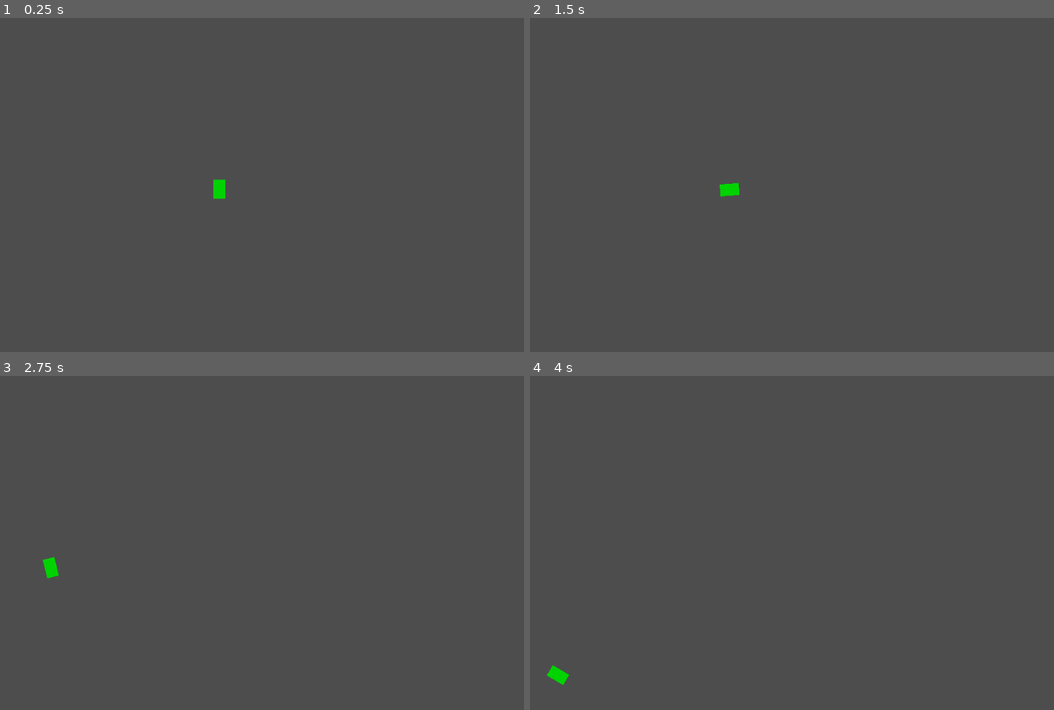
Above: before the commit, frames 1-4 (two rows, left to right).
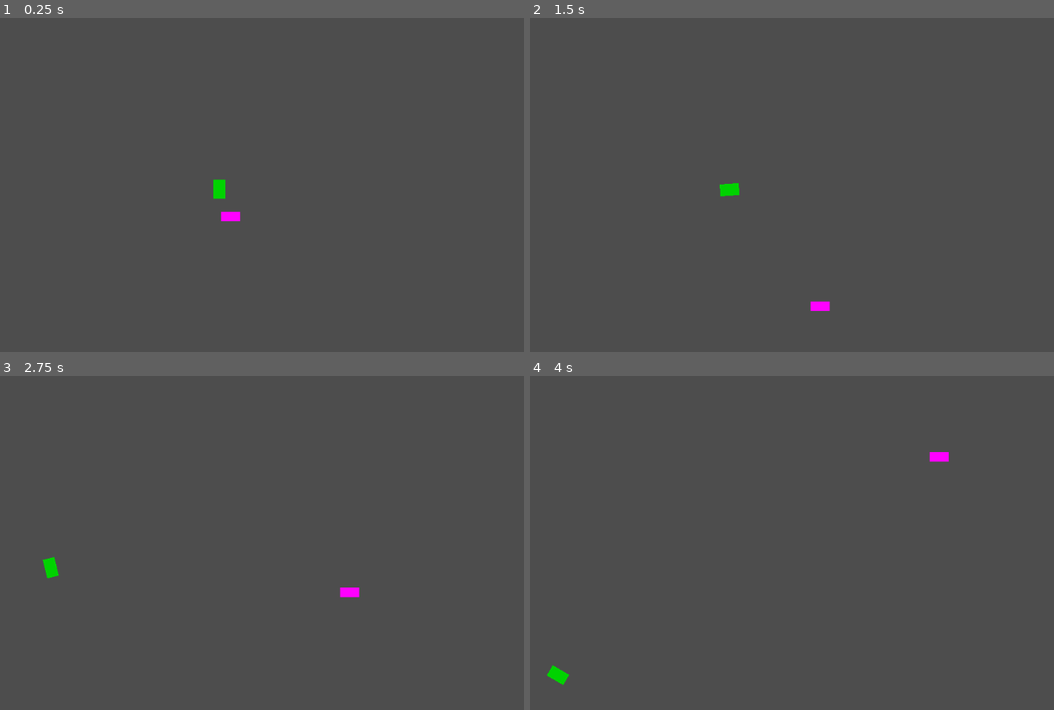
Above: after the commit, the same moments.

Repository: AndrewJDGalga/godot-simpleshooter
Game: Godot game, scene res://lv/test_space.tscn
The game is run twice, just before and just after one commit, with the same random seed, the same clock (stepped at 60 frames per second) and the same inputs.
Inputs:
- Up to frame 1 (0.25 s): no input
- Up to frame 2 (1.5 s): hold D (right) 0.53-1.28 s; tap Space (fire_laser) at 0.6, 1.35 s; hold Down (down) from 1.28 s (still down)
- Up to frame 3 (2.75 s): release Down (down) at 2.03 s; hold D (right) from 2.03 s (still down); tap Space (fire_laser) at 2.1 s
- Up to frame 4 (4 s): release D (right) at 2.78 s; hold W (up) 2.78-3.53 s; tap Space (fire_laser) at 2.85, 3.6 s; hold A (left) from 3.53 s (still down)

The runs differ from the first frame. In frame 1, 0.1% of the frame differs, in the area x 42-46%, y 57-61%; in frame 2, 0.1%; in frame 3, 0.1%, in the area x 64-69%, y 63-67%; in frame 4, 0.1%.
Error before the commit: Attempt to call function 'add_enemy' in base 'null instance' on a null instance. (res://lv/test_space.gd:6)

Commit message:
re-implemented current enemy movement to cosine after misremembering and then correcting on how such movement works.

Diff:
--- a/entity/unshielded_enemy.gd
+++ b/entity/unshielded_enemy.gd
@@ -1,16 +1,27 @@
 extends "res://entity/entityScripts/entity.gd"
 
-var destination: get = destination_get, set = destination_set
+var destination: set = destination_set
 var direction:Vector2 = Vector2.ZERO
 
+var freq = 1.0
+var amp = 200.0
+var time = 0
+var wave_effect := 0
+
 func _ready():
-	direction = Vector2(position.x - destination.x, position.y - destination.y).normalized()
+	direction = Vector2(destination.x - position.x, destination.y - position.y).normalized()
 
 func _physics_process(delta):
-	pass
-
-func destination_get():
-	return destination
+	#if direction != Vector2.ZERO:
+		##velocity = cos(delta * freq) * amp * direction #move_speed * direction
+		#time += delta
+		#print(cos(time * freq)* amp)
+		#velocity = sin(time * freq) * amp * direction
+		#move_and_slide()
+	time += delta
+	wave_effect = cos(time * freq) * amp
+	velocity = Vector2(move_speed, wave_effect)
+	move_and_slide()
 
 func destination_set(val:Vector2):
 	destination = val
--- a/entity/unshielded_enemy.tscn
+++ b/entity/unshielded_enemy.tscn
@@ -7,10 +7,14 @@
 size = Vector2(16, 32)
 
 [node name="UnshieldedEnemy" type="CharacterBody2D"]
+rotation = 1.5708
 script = ExtResource("1_3diaf")
+move_speed = 80.0
+base_shield = 0
 
 [node name="CollisionShape2D" type="CollisionShape2D" parent="."]
 shape = SubResource("RectangleShape2D_gcj3t")
+disabled = true
 
 [node name="ColorRect" type="ColorRect" parent="."]
 offset_left = -8.0
--- a/lv/test_space.gd
+++ b/lv/test_space.gd
@@ -1,6 +1,6 @@
 extends Node2D
 
-@onready var spawn_point = $SpawnPoint
+@onready var spawn_point = $spawn_points/SpawnPoint
 
 func _ready():
 	spawn_point.add_enemy(self, 1)
